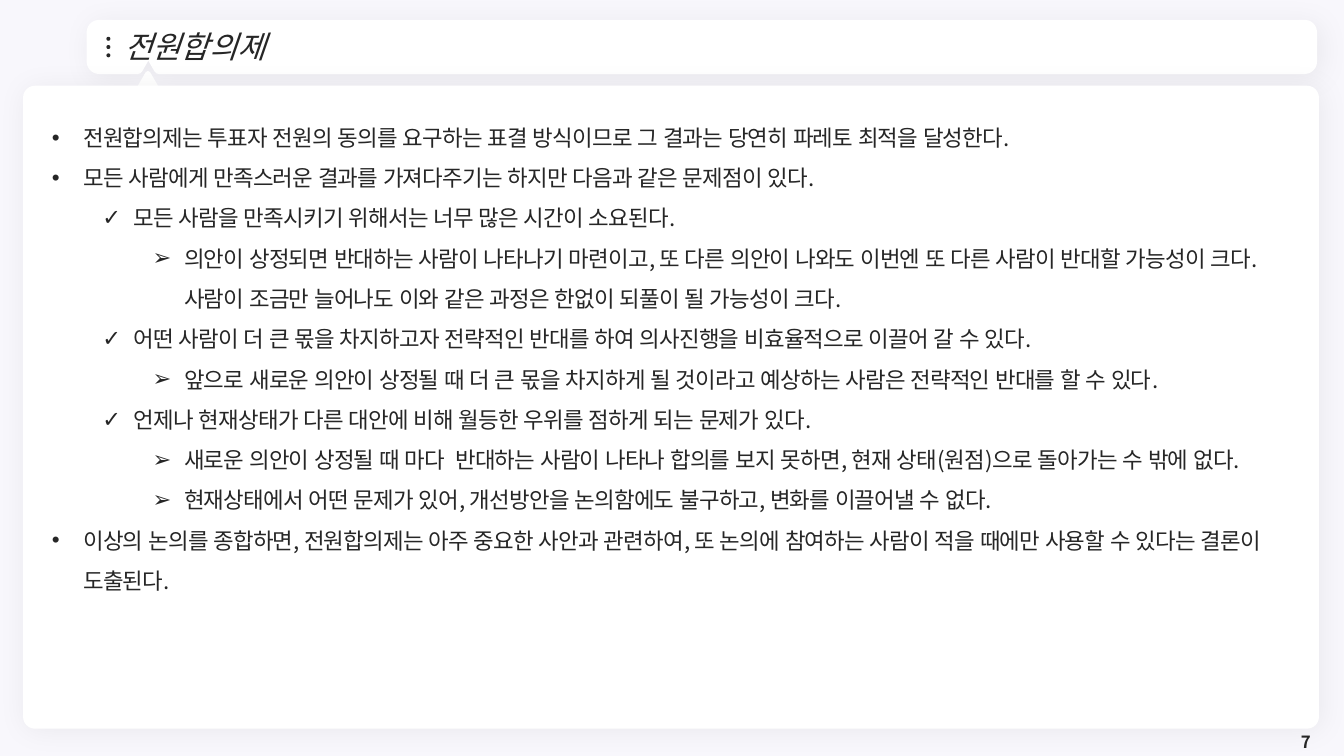
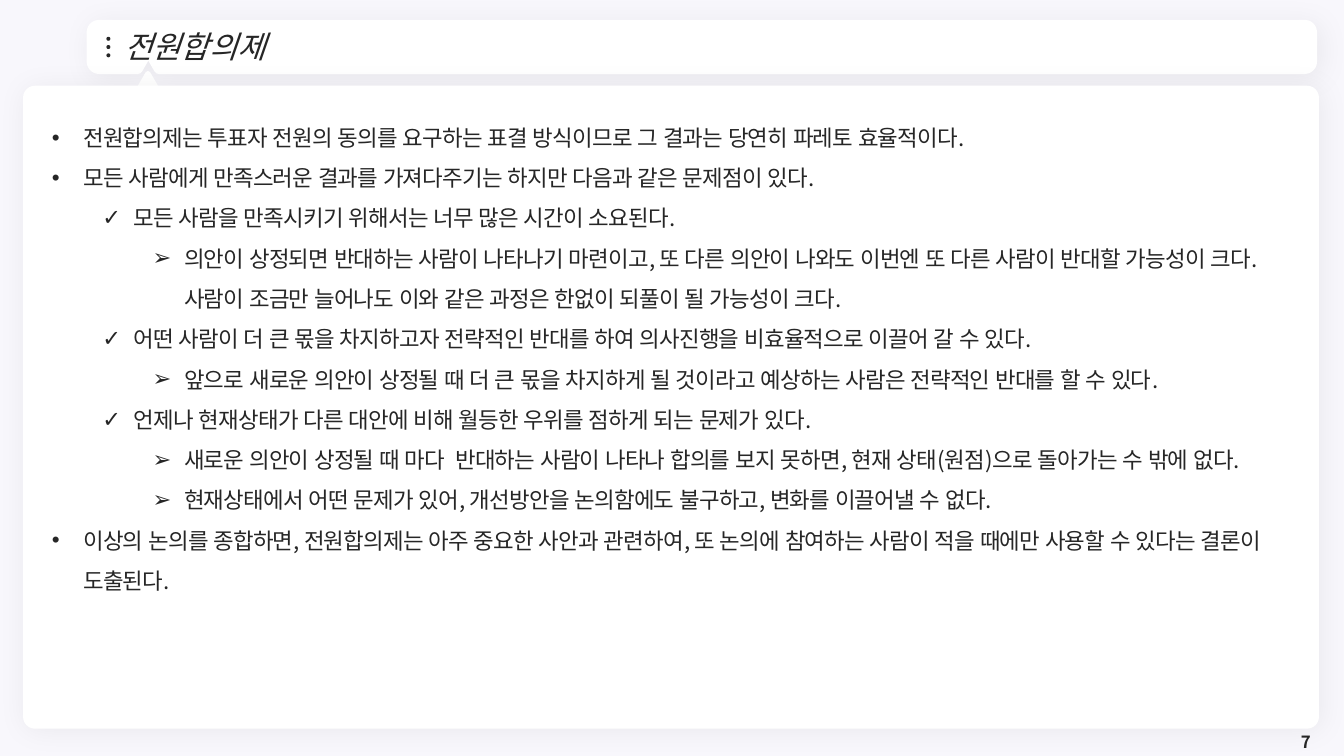
Before and after one commit to meandthey/Teaching, a slide deck: slide 7 of 재정학/01_Lectures/재정학_Chapter_5.pptx. Drawn at 1344x756 pixels with LibreOffice and Linux fonts; fonts in the diff are those of the drawing; background and template pictures are left out. Boxes give left, top, right and bottom in pixels: in the first picture for what was removed or moved away, otherwise in the second. Text is boxed around its words. In the diff, an @@ line names an element or a change of style, - is before the commit and + after.

```diff
--- a/재정학/01_Lectures/재정학_Chapter_5.pptx
+++ b/재정학/01_Lectures/재정학_Chapter_5.pptx
@@ text at <box>83,127,965,148</box>: text changed @@
-• 전원합의제는 투표자 전원의 동의를 요구하는 표결 방식이므로 그 결과는 당연히 파레토 최적을 달성한다.
+• 전원합의제는 투표자 전원의 동의를 요구하는 표결 방식이므로 그 결과는 당연히 파레토 효율적이다.
```
Also in this commit, not shown: 4 other slides changed, 2 other files.
